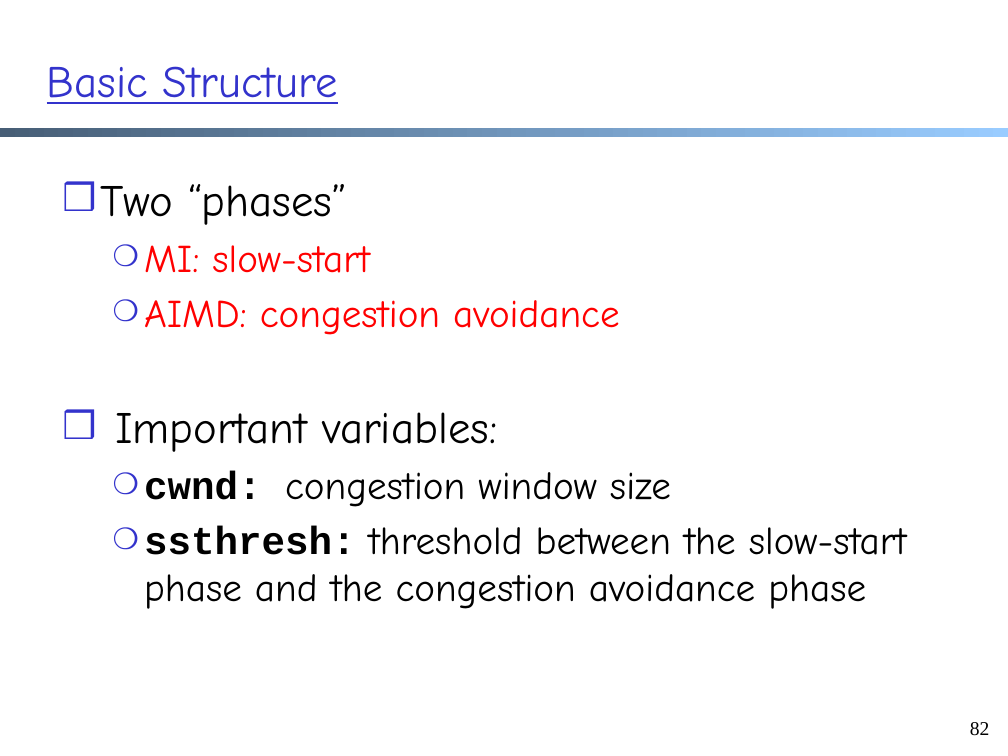
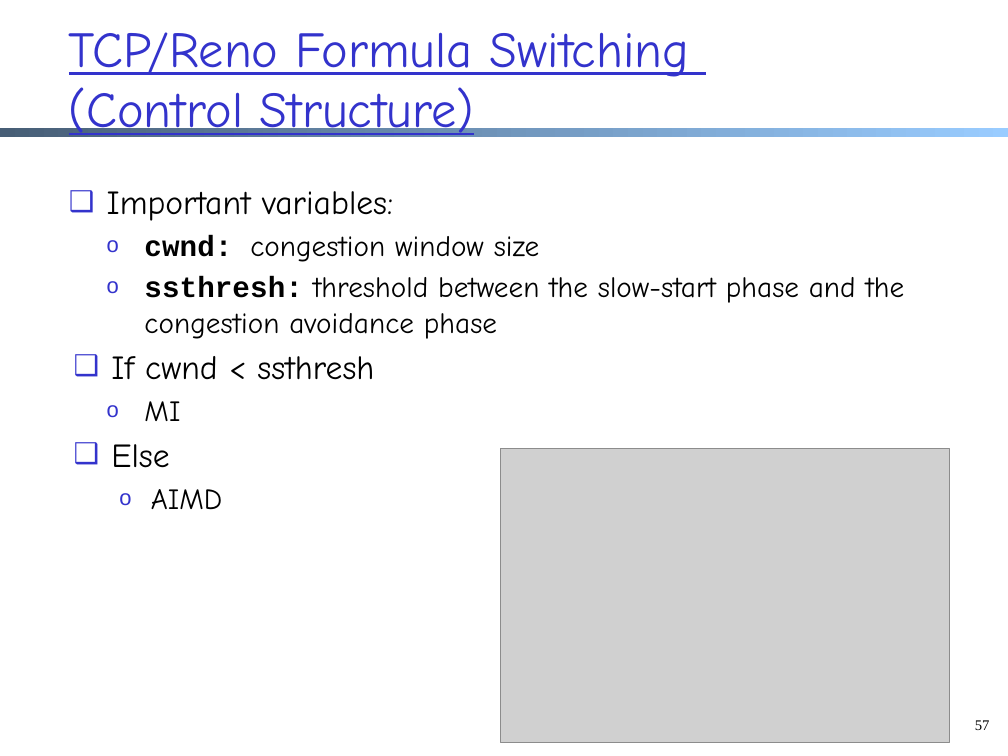
Before and after one commit to xiangq27/xiangq27.github.io, a slide deck: slide 57 of courses/cnns-xmuf21/files/lectures/transport-cc-aimd-reno.pptx (slide 82 before the commit). Drawn at 1008x756 pixels with LibreOffice and Linux fonts; fonts in the diff are those of the drawing; grey boxes stand for pictures. Boxes give left, top, right and bottom in pixels: in the first picture for what was removed or moved away, otherwise in the second. Text is boxed around its words. In the diff, an @@ line names an element or a change of style, - is before the commit and + after.

```diff
--- a/courses/cnns-xmuf21/files/lectures/transport-cc-aimd-reno.pptx
+++ b/courses/cnns-xmuf21/files/lectures/transport-cc-aimd-reno.pptx
@@ title at (69, 32, 690, 137): text changed; size 32 to 36 pt @@
-Basic Structure
+TCP/Reno Formula Switching
+(Control Structure)
@@ text "Important variables:": place and size @@
-text "Important variables:" at (100, 184, 907, 609)
+text "Important variables:" at (107, 191, 905, 510)
@@ text at (100, 184, 620, 335): paragraphs removed @@
-❒ Two “phases”
-  ❍ MI: slow-start
-  ❍ AIMD: congestion avoidance
@@ text at (107, 191, 905, 339): size 32 to 24 pt in "Important variables:"; size 28 to 21 pt in "cwnd: congestion window size", "ssthresh: threshold between the slow-start phase and ..."; bullet ❒ to ❑; less space between paragraphs; bullet ❍ to o @@
@@ text at (111, 356, 374, 510): paragraphs added @@
+❑ If cwnd < ssthresh
+  o MI
+❑ Else
+  o AIMD
@@ picture added at (501, 449, 950, 743) @@
@@ page number at (975, 720, 990, 730): text changed; size 14 to 10.5 pt @@
-82
+57
```
Also in this commit, not shown: 29 other slides changed, 5 slides added, 30 slides removed, 13 other files.
